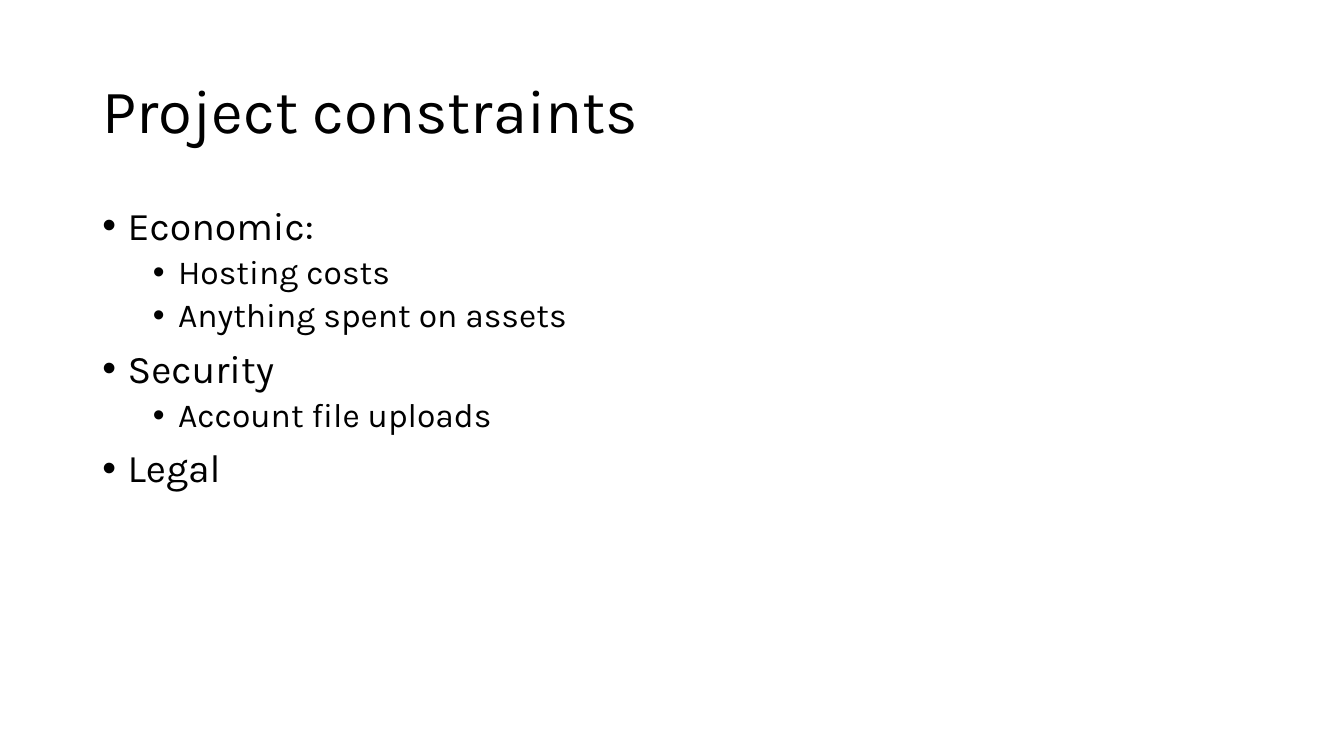
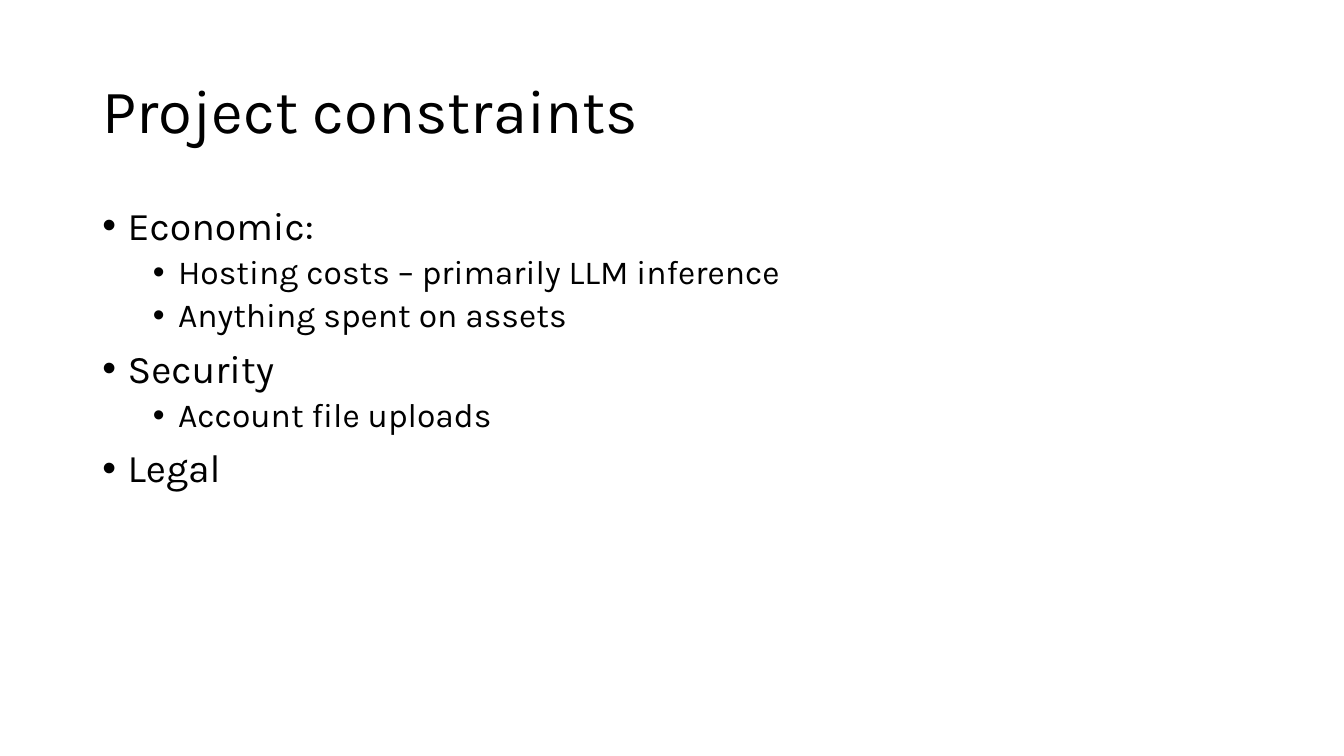
Before and after one commit to HDTHREE/bintrong_game, a slide deck: slide 8 of design_presentation.pptx. Drawn at 1344x756 pixels with LibreOffice and Linux fonts; fonts in the diff are those of the drawing. Boxes give left, top, right and bottom in pixels: in the first picture for what was removed or moved away, otherwise in the second. Text is boxed around its words. In the diff, an @@ line names an element or a change of style, - is before the commit and + after.

```diff
--- a/design_presentation.pptx
+++ b/design_presentation.pptx
@@ text at (178,261,779,293): text changed @@
-  • Hosting costs
+  • Hosting costs – primarily LLM inference
```
Also in this commit, not shown: 2 other slides changed, 5 slides added, 1 slide removed, 1 other file.
